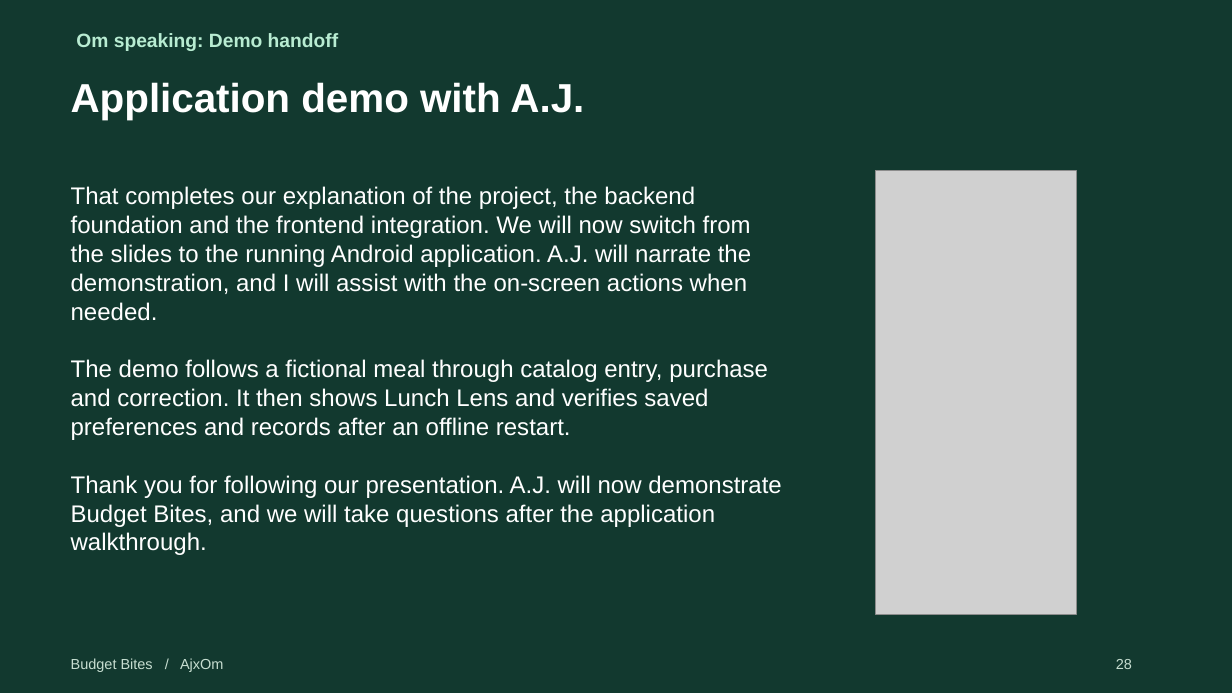
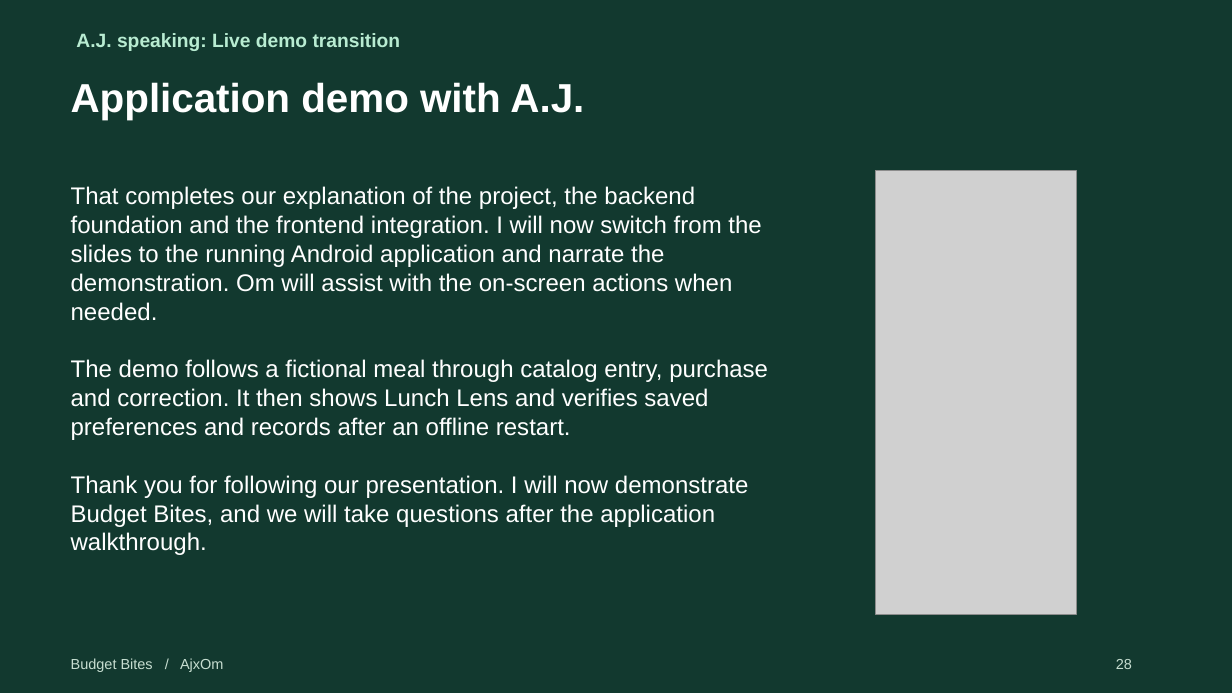
Before and after one commit to Omswaroopreddyudumula/ajxom-budget-bites, a slide deck: slide 28 of submission/Project1_Presentation.pptx. Drawn at 1232x693 pixels with LibreOffice and Linux fonts; fonts in the diff are those of the drawing; grey boxes stand for pictures. Boxes give left, top, right and bottom in pixels: in the first picture for what was removed or moved away, otherwise in the second. Text is boxed around its words. In the diff, an @@ line names an element or a change of style, - is before the commit and + after.

Commit message:
Shift presentation lead to A.J. and shorten Om's speaking sections

```diff
--- a/submission/Project1_Presentation.pptx
+++ b/submission/Project1_Presentation.pptx
@@ text at bbox=[76, 33, 401, 51]: text changed @@
-Om speaking: Demo handoff
+A.J. speaking: Live demo transition
@@ text at bbox=[71, 186, 761, 321]: text changed @@
-That completes our explanation of the project, the backend foundation and the frontend integration. We will now switch from the slides to the running Android application. A.J. will narrate the demonstration, and I will assist with the on-screen actions when needed.
+That completes our explanation of the project, the backend foundation and the frontend integration. I will now switch from the slides to the running Android application and narrate the demonstration. Om will assist with the on-screen actions when needed.
@@ text at bbox=[71, 475, 748, 555]: text changed @@
-Thank you for following our presentation. A.J. will now demonstrate Budget Bites, and we will take questions after the application walkthrough.
+Thank you for following our presentation. I will now demonstrate Budget Bites, and we will take questions after the application walkthrough.
```
Also in this commit, not shown: 17 other slides changed, 3 other files.
